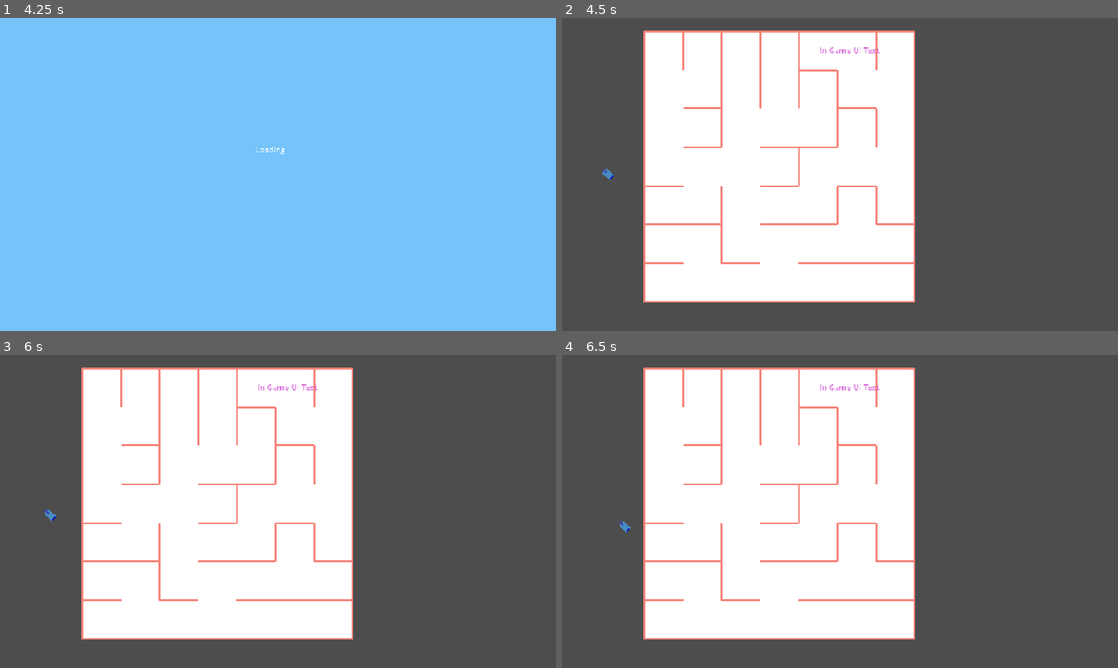
Above: before the commit, frames 1-4 (two rows, left to right).
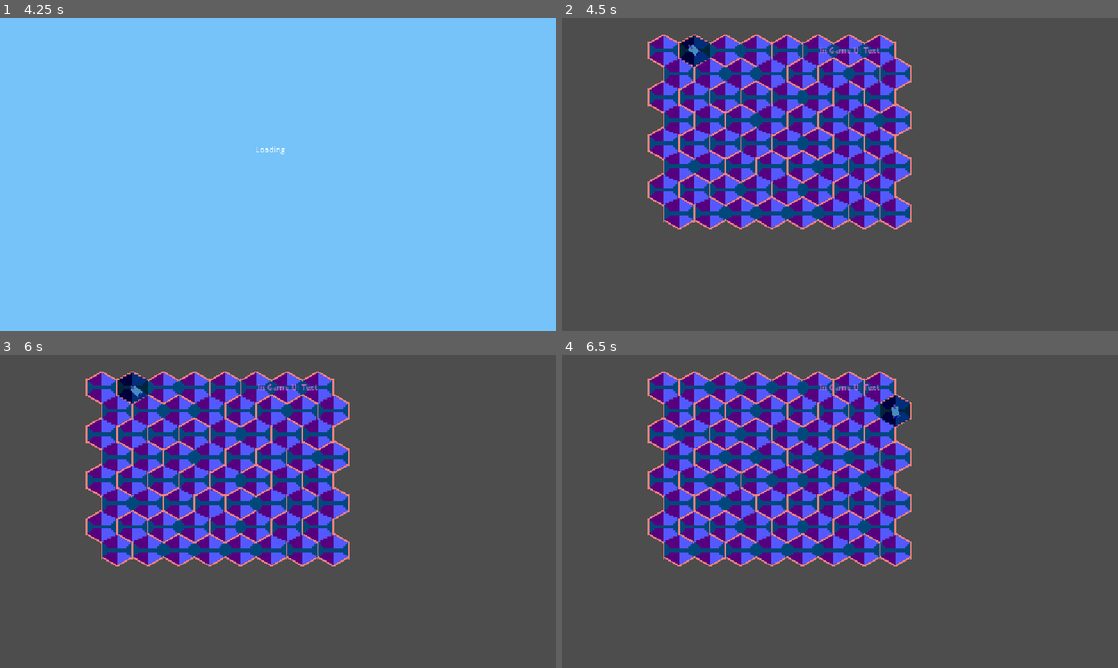
Above: after the commit, the same moments.

Repository: JoeyGiordano/TankTrouble2
Game: Godot game, scene res://game_container/game_container.tscn
Two runs of this game, one before a commit and one after it. Both use one fixed random seed, a clock stepped at 60 frames per second and the inputs below. The engine's default icon, where the game draws it, is replaced by a stand-in: a white triangle on a blue panel in a dark square.
Inputs:
- Up to frame 1 (4.25 s): click "[CutSceneOver]" at 0.5 s; click "Play" at 1.25 s; click "Play!" at 2 s; tap Enter at 2.75 s; hold W (player1_up) 2.78-3.53 s; hold . (player0_shoot) 2.78-3.53 s; tap Space at 3.5 s; hold Down (ui_down) from 3.53 s (still down); tap Q (player1_shoot) at 3.6 s
- Up to frame 2 (4.5 s): tap Enter at 4.25 s; release Down (ui_down) at 4.28 s; hold W (player1_up) from 4.28 s (still down); tap K (player2_right) at 4.35 s
- Up to frame 3 (6 s): tap Space at 5 s; tap Shift at 5.1 s; tap Enter at 5.75 s; release W (player1_up) at 5.78 s; hold Down (ui_down) from 5.78 s (still down); hold F from 5.78 s (still down)
- Up to frame 4 (6.5 s): keep holding Down (ui_down); keep holding F; tap 0 (DEBUG_SKIP) at 6.4 s

Frame 1 is identical in both runs. In frame 2, 42% of the frame differs, in the area x 7-64%, y 4-91%; in frame 3, 42%, in the area x 8-64%, y 4-91%; in frame 4, 42%.

Commit message:
Hexagons and Spawners
* Added hexagon tiles
* Added spawner placement throughout the level
* added some utility functions
*cleaned up the code a bit

There are known problems that need
to be resolved.

Diff:
--- a/autoloads/LevelLoader.gd
+++ b/autoloads/LevelLoader.gd
@@ -22,7 +22,7 @@
 
 func _determine_next_level() -> String :
 	#return "test_level_" + str(randi_range(0,3)) NORMAL!
-	return "level_gen_test_level" #DEBUG!
+	return "test_level_gen_level" #DEBUG!
 
 func spawn_players() :
 	#spawns players, can be overriden in extended class if more complex behavior is desired
--- a/autoloads/Reference/Reference.gd
+++ b/autoloads/Reference/Reference.gd
@@ -34,7 +34,7 @@
 @export var test_level_1 : PackedScene
 @export var test_level_2 : PackedScene
 @export var test_level_3 : PackedScene
-@export var level_gen_test_level : PackedScene
+@export var test_level_gen_level : PackedScene
 
 @export_group("Prefabs")
 @export var tank_scene : PackedScene
--- a/autoloads/Reference/Reference.tscn
+++ b/autoloads/Reference/Reference.tscn
@@ -17,7 +17,7 @@
 [ext_resource type="PackedScene" uid="uid://ddq1u3wwk2bwj" path="res://tank/tank.tscn" id="13_acwhr"]
 [ext_resource type="PackedScene" uid="uid://rigrosaete8h" path="res://levels/test_level_3.tscn" id="14_0nf36"]
 [ext_resource type="Resource" uid="uid://c3hg6budcbmhm" path="res://tank/stats/base_tank_stats.tres" id="15_axg78"]
-[ext_resource type="PackedScene" uid="uid://nnt58oni83nl" path="res://levels/level_gen_test_level.tscn" id="15_hiq1x"]
+[ext_resource type="PackedScene" uid="uid://nnt58oni83nl" path="res://levels/test_level_gen_level.tscn" id="15_hiq1x"]
 
 [node name="Reference" type="Node"]
 script = ExtResource("1_pmmna")
@@ -34,7 +34,7 @@
 test_level_1 = ExtResource("10_yjp2r")
 test_level_2 = ExtResource("11_xedrw")
 test_level_3 = ExtResource("14_0nf36")
-level_gen_test_level = ExtResource("15_hiq1x")
+test_level_gen_level = ExtResource("15_hiq1x")
 tank_scene = ExtResource("13_acwhr")
 basic_bullet = ExtResource("12_vdkhk")
 base_tank_stats = ExtResource("15_axg78")
--- a/levels/level_gen/level_gen_bone.gd
+++ b/levels/level_gen/level_gen_bone.gd
@@ -5,10 +5,13 @@
 ##Can be used later to hold more advanced data
 
 @export var sides : Array[int] # -1 = border, 0 = unknown, 1 = wall, 2 = opening
-var coords : Vector2i #this will be used for when the bone is randomly picked from active_bones
+var coords : Vector2i = Vector2i(-1,-1) #this will be used for when the bone is randomly picked from active_bones
+var spawner_flag : bool = false
 
 func setup(tile_type : LevelGenerator.TILE_TYPE):
 	#initializing the tile based on tile type
 	match tile_type:
 		LevelGenerator.TILE_TYPE.SQUARE:
 			sides.resize(4) #indexes : 0 - N, 1 - E, 2 - S, 3 - W (NESW)
+		LevelGenerator.TILE_TYPE.HEXAGON:
+			sides.resize(6) #indexes : 0 - NE, 1 - E, 2 - SE, 3 - SW, 4 - W, 5- NW (NE,E,SE,SW,W,NW)
--- a/levels/level_gen/level_gen_wall.tscn
+++ b/levels/level_gen/level_gen_wall.tscn
@@ -17,6 +17,7 @@
 region_rect = Rect2(79, 62, 1, 2)
 
 [node name="StaticBody2D" type="StaticBody2D" parent="."]
+visible = false
 collision_mask = 6
 physics_material_override = ExtResource("2_4jurj")
 
--- a/levels/level_gen/level_generator.gd
+++ b/levels/level_gen/level_generator.gd
@@ -20,7 +20,8 @@
 
 @export_group("Tiles")
 @export var tile_type : TILE_TYPE = TILE_TYPE.SQUARE
-@export var scale_ : Vector2i = Vector2i(40,40) #pixel x pixel NOTE: 40 seems to be the default for grid.gd so I'll use that for now
+#WARNING: scale_ is currently not accodimating x and y not being equal at this time, sorry for the inconvenience!
+@export var scale_ : Vector2i = Vector2i(64,64) #pixel x pixel NOTE: 40 seems to be the default for grid.gd so I'll use that for now
 @export_range(0.01,1,0.01) var wall_centage : float = 0.05 #percentage of tile_space taken up by wall
 
 # observe decision_maker to see how these are used
@@ -33,6 +34,11 @@
 @export_range(0,100,1) var middle_weight : int = 0
 @export_range(0,100,1) var oldest_weight : int = 0
 
+@export_group("Spawners")
+#buffer : no spawners in a area around a spawner, edges: on or as close to the border as possible
+@export_enum("Random:0","Random With Buffer:1","Random Edges with Buffer:2","Random Edges:3","Even Edges:4") var spawner_rules : int = 1
+@export_range(1,10,1) var spawner_buffers : int = 1 #WARNING: higher buffers can make smaller maps have wonky spawner placement!
+
 #WARNING: smash_random_walls has not been implemented yet, so they do nothing currently
 #@export_group("Miscellaneous")
 #@export_range(-1,1000,1) var smash_random_walls : int = 0 #-1 = random, 0 = don't kill random walls
@@ -47,13 +53,9 @@
 
 enum TILE_TYPE { #NOTE: Everything but squares are just ideas we can implement (if we want) later
 	SQUARE,
-	TRIANGLE, #NOTE: requires half the cells to be flipped upside down
-	HEXAGON, #NOTE: requires adapting map_bones to some hexagon coords system
+	HEXAGON, #pointy side top
 	DIAMOND #NOTE: something similar to what hexagon needs, but a bit less work
 }
-
-#TODO! (implement this into level gen)
-#var tank_spawns : int = PlayerManager.player_count() #NOTE: might need to also account for CPU tanks later!
 
 var map_bones : Array[Array]
 # map of the bones as they are created, informs about unvisited/visited neighbors
@@ -62,49 +64,102 @@
 
 var bone_count : int = 0
 var active_bones : Array[LevelGenBone] #keeps track of bones with univisited neighbors
-
+var tank_spawns : int = PlayerManager.player_count()
+
+#utility
 func inverse_direction(direction : int) -> int:
-	#this varies depending on the number of sides of the tile
 	match tile_type:
 		TILE_TYPE.SQUARE:
 			return (direction+2)%4 #(direction+ceil(sides/2))%sides
+		TILE_TYPE.HEXAGON:
+			return (direction+3)%6
 	return -1
 
 func direction_to_offset(direction : int) -> Vector2i:
-	#again, varies depending on the number of sides of the tile
 	match tile_type:
 		TILE_TYPE.SQUARE:
 			match direction:
-				0: #N
-					return Vector2i(0,-1)
-				1: #E
-					return Vector2i(1,0)
-				2: #S
-					return Vector2i(0,1)
-				3: #W
-					return Vector2i(-1,0)
-	return Vector2i(0,0)
+				0: return Vector2i.UP #N
+				1: return Vector2i.RIGHT #E
+				2: return Vector2i.DOWN #S
+				3: return Vector2i.LEFT #W
+		TILE_TYPE.HEXAGON:
+			match direction:
+				0: return Vector2i(1,-1) #NE
+				1: return Vector2i(2,0) #E
+				2: return Vector2i(1,1) #SE
+				3: return Vector2i(-1,1) #SW
+				4: return Vector2i(-2,0) #W
+				5: return Vector2i(-1,-1) #NW
+	return Vector2i.ZERO
+
+#this only works in the "lines of cells" that each side has extending past it
+#4 directions for square, 6 for hexagon
+func coords_to_direction(root_coords : Vector2i,target_coords : Vector2i) -> int:
+	var offset = (target_coords-root_coords).sign()
+	match tile_type:
+		TILE_TYPE.SQUARE:
+			match offset:
+				Vector2i.UP: return 0
+				Vector2i.RIGHT: return 1
+				Vector2i.DOWN: return 2
+				Vector2i.LEFT: return 3
+		TILE_TYPE.HEXAGON:
+			match offset:
+				Vector2i(1,-1): return 0
+				Vector2i.RIGHT: return 1
+				Vector2i(1,1): return 2
+				Vector2i(-1,1): return 3
+				Vector2i.LEFT: return 4
+				Vector2i(-1,-1): return 5
+	return -1
 
 func coords_to_position(coords : Vector2i) -> Vector2i:
-	return Vector2i(coords.x*scale_.x,coords.y*scale_.y)
+	match tile_type:
+		TILE_TYPE.SQUARE:
+			return Vector2i(coords.x*scale_.x,coords.y*scale_.y)
+		TILE_TYPE.HEXAGON:
+			var result = Vector2i(int(coords.x/2.0) *scale_.x,coords.y*int(0.75*scale_.y))
+			result += Vector2i(int(scale_.x/2.0)*(coords.x%2),0) #adjusting for odd rows
+			return result
+	return Vector2i.ZERO
+
+#helps with brevity in code, and verifing the values you're inserting
+func get_map_bone(coords : Vector2i) -> LevelGenBone:
+	return map_bones[coords.x][coords.y]
 
 #initializing stage (1)
 func _ready(): #NOTE: currently does not wait for anything!
-	#initializing the first bone, map_bones, active_bones, wall_template, floor_template
+		#initializing the first bone, map_bones, active_bones, wall_template, floor_template
 	bone_resource_template.setup(tile_type)
-	map_bones.resize(gen_bounds.x)
-	for i in map_bones:
-		i.resize(gen_bounds.y)
-	var origin_bone : LevelGenBone = place_bone(Vector2i(randi_range(0,gen_bounds.x-1),randi_range(0,gen_bounds.y-1)),-1,null)
+	match tile_type:
+		TILE_TYPE.SQUARE:
+			map_bones.resize(gen_bounds.x)
+			for i in map_bones:
+				i.resize(gen_bounds.y)
+			# wall template setup NOTE: currently temp setup for debug graphics
+			wall_template.scale_ = Vector2(scale_.x*wall_centage,scale_.y)
+			wall_template.rotate(PI/2) #starts in north rotation
+			#floor_template setup NOTE: currently temp setup for debug graphics
+			floor_template.texture = load("uid://dxe5rsvu84bgc")
+			floor_template.region_enabled = true
+			floor_template.region_rect = Rect2(65,62,2,2)
+			floor_template.scale = scale_/2
+		TILE_TYPE.HEXAGON:
+			#hex coords work by doubling rows
+			#every even x cell is to the left of an odd x cell
+			#odd x cells are in the gap between the four cells (x-1,y-1)(x+1,y-1)(x-1,y+1)(x-1,y-1)
+			map_bones.resize(gen_bounds.x*2)
+			for i in map_bones:
+				i.resize(ceil(gen_bounds.y))
+			#wall template setup NOTE: temp
+			wall_template.scale_ = Vector2(scale_.x*wall_centage,scale_.y/sqrt(3))
+			wall_template.rotate(-PI/3) #starts in northeast rotation
+			#floor template setup NOTE: temp
+			floor_template.texture = load("uid://bh4tyrtmy7nx7")
+			floor_template.scale = scale_/16.0
+	var origin_bone : LevelGenBone = place_bone(Vector2i(randi_range(0,map_bones.size()-1),randi_range(0,map_bones[0].size()-1)),-1,null)
 	active_bones.append(origin_bone)
-	#NOTE: wall template will need some tweaks to accomidate better wall graphics!
-	wall_template.scale_ = Vector2(scale_.x*wall_centage,scale_.y)
-	wall_template.rotate(PI/2) #starts in north position to make rotation based on direction easier
-	#floor_template temp files, will be replaced with something nicer a bit later!
-	floor_template.texture = load("uid://dxe5rsvu84bgc")
-	floor_template.region_enabled = true
-	floor_template.region_rect = Rect2(65,62,2,2)
-	floor_template.scale = scale_/2
 	#starts stage 2
 	skeleton_builder()
 
@@ -134,19 +189,107 @@
 				break #THE END (of stage 2)
 		else:
 			if active_bones.is_empty():
-				#TEST reading map_bones
-				for i in range(len(map_bones[0])):
-					var row : String = ""
-					print("===")
-					for j in range(len(map_bones)):
-						if map_bones[j][i] == null:
-							row = row + "[   null    ] | "
-						else:
-							row = row + str(map_bones[j][i].sides) + " | "
-					print(row)
-				#end of TEST
 				break #THE END (of stage 2)
+	mark_spawners()
 	level_builder()
+	#TEST
+	#debug_display_map_bones()
+
+#WARNING: if the # of tiles is less than tank_spawns, then this will not make a place for all of the tank_spawns
+#marks bones to have spawners according to spawner_rules
+func mark_spawners():
+	var possible_spawns : Array[Vector2i]
+	for i in range(map_bones.size()):
+		for j in range(map_bones[i].size()):
+			if get_map_bone(Vector2i(i,j)) != null:
+				possible_spawns.append(Vector2i(i,j))
+	#setup for even edges
+	var border_spawns : Array[int] = [0,0,0,0]
+	for i in range(tank_spawns):
+		#Spawner breaks rules to try last attempt to get marked to place
+		if possible_spawns.is_empty():
+			var failsafe_flag : bool = false
+			for j in map_bones:
+				for z in j:
+					if z != null:
+						if z.spawner_flag == false:
+							z.spawner_flag = true
+							failsafe_flag = true
+							break
+				if failsafe_flag:
+					break
+			continue
+		#setup for edge rules
+		match spawner_rules:
+			2,3,4: possible_spawns = possible_spawns.filter(func(c): return (c.x == 0 or c.x == map_bones.size()-1) or (c.y == 0 or c.y == map_bones[0].size()-1))
+		#random grab
+		var new_spawn_coords : Vector2i = possible_spawns.pick_random()
+		possible_spawns.erase(new_spawn_coords)
+		get_map_bone(new_spawn_coords).spawner_flag = true
+		if spawner_rules == 0: #random doesn't need anything but the basic grab and erase
+			continue
+		#extra stuff for even edges
+		if spawner_rules == 4:
+			var border : int = -1
+			#corners fall into east/west border for simplicity's sake
+			if new_spawn_coords.x == 0:
+				border = 3
+			elif new_spawn_coords.x == map_bones.size()-1:
+				border = 1
+			elif new_spawn_coords.y == 0:
+				border = 0
+			else:
+				border = 2
+			border_spawns[border] += 1
+			if border_spawns[border] >= ceil(tank_spawns/4.0):
+				match border:
+					0: possible_spawns.filter(func(c): return not(c.y == 0))
+					1: possible_spawns.filter(func(c): return not(c.x == map_bones.size()-1))
+					2: possible_spawns.filter(func(c): return not(c.y == map_bones[0].size()-1))
+					3: possible_spawns.filter(func(c): return not(c.y == 0))
+		#applying buffers
+		var buff_out = probe_around_bone(get_map_bone(new_spawn_coords),spawner_buffers,[1])
+		for j in buff_out:
+			possible_spawns.erase(j[0])
+
+#passes list of coords and met criteria for all bones that fit a value in criteria in check_range
+#results is filled from topmost in closest ring to top-leftmost in furthest ring around root_bone
+#criteria: -1 = border, 1 = node, 2 = spawner
+#check_range: 0 - sides of root, 1 and up - radius of search area NOTE: for some tile_types, 0 and 1 are equivalent!
+func probe_around_bone(root_bone : LevelGenBone, check_range : int, criteria : Array[int]) -> Array:
+	var results : Array = [] #(Vector2i(x,y),[criteria])
+	var probe_list : Array[Vector2i] = []
+	if check_range == 0:
+		for i in range(root_bone.sides.size()):
+			probe_list.append(root_bone.coords+direction_to_offset(i))
+	else:
+		match tile_type:
+			TILE_TYPE.SQUARE:
+				for i in range(1,check_range+1):
+					for j in range(root_bone.sides.size()):
+						probe_list.append(root_bone.coords+direction_to_offset(j)*i)
+						for z in range(1,(i*2)+2):
+							#covering every cell in the ring from direction j to direction j+1, exclusive
+							probe_list.append(root_bone.coords+(direction_to_offset(j)*i)+direction_to_offset((j+1)%root_bone.sides.size())*(z))
+			TILE_TYPE.HEXAGON: #NOTE: not fully tested, don't combine into square just yet
+				for i in range(1,check_range+1):
+					for j in range(root_bone.sides.size()):
+						probe_list.append(root_bone.coords+direction_to_offset(j)*i)
+						for z in range(i-1):
+							probe_list.append(root_bone.coords+(direction_to_offset(j)*i)+direction_to_offset((j+1)%root_bone.sides.size())*z)
+
+	for p in probe_list:
+		#checking if probe_coords goes past bounds
+		if p.x >= map_bones.size() or p.x < 0 or p.y >= map_bones[0].size() or p.y < 0:
+			if criteria.has(-1):
+				results.append([p,[-1]])
+		elif get_map_bone(p) != null:
+			var criteria_met : Array[int] #NOTE: this will be more useful when there's more to probe for
+			if criteria.has(1):
+				criteria_met.append(1)
+			if !criteria_met.is_empty():
+				results.append([p,criteria_met])
+	return results
 
 func decision_maker() -> LevelGenBone:
 	#makes the important decision -- what cell are we building off next?
@@ -162,12 +305,9 @@
 	if !decisions.is_empty():
 		var decision : String = decisions.pick_random()
 		match decision:
-			"N":
-				return active_bones.back()
-			"M":
-				return active_bones[ceil(active_bones.size()/2.0)]
-			"O":
-				return active_bones.front()
+			"N": return active_bones.back()
+			"M": return active_bones[int(ceil(active_bones.size()/2.0))-1]
+			"O": return active_bones.front()
 	return active_bones.pick_random() #random is the default choice
 
 func place_bone(coords : Vector2i, direction : int, branch_bone : LevelGenBone) -> LevelGenBone:
@@ -180,44 +320,110 @@
 		new_bone.sides[inverse_direction(direction)] = 2
 		branch_bone.sides[direction] = 2
 	bone_count += 1
-	#probing borders around new bone
-	for i in range(new_bone.sides.size()):
-		if new_bone.sides[i] == 0:
-			var probe_coords : Vector2i = new_bone.coords+direction_to_offset(i)
-			if probe_coords.x >= gen_bounds.x or probe_coords.x < 0 or probe_coords.y >= gen_bounds.y or probe_coords.y < 0:
-				new_bone.sides[i] = -1 #border
-			elif map_bones[probe_coords.x][probe_coords.y] != null:
-				new_bone.sides[i] = 1 #there's a cell over there, so wall it off
-				map_bones[probe_coords.x][probe_coords.y].sides[inverse_direction(i)] = 1
+	#maping out around new bone
+	var hits : Array = probe_around_bone(new_bone,0,[-1,1])
+	for i in hits:
+		var dir = coords_to_direction(new_bone.coords,i[0])
+		if i[1].has(-1):
+			new_bone.sides[dir] = -1 #border
+		elif i[1].has(1):
+			if get_map_bone(i[0]) == branch_bone:
+				continue
+			new_bone.sides[dir] = 1 #there's a cell over there, so wall it off
+			get_map_bone(i[0]).sides[inverse_direction(dir)] = 1
 	return new_bone
 
 #level building stage (3)
 func level_builder():
 	#walls are placed on borders between tiles
-	match tile_type:
-		TILE_TYPE.SQUARE:
-			#building each square by bottom and right side while dealing with (literal) edge cases
-			for i in range(map_bones.size()):
-				for j in range(map_bones[i].size()):
-					if map_bones[i][j] != null:
+	for i in range(map_bones.size()):
+		for j in range(map_bones[i].size()):
+			var current_bone = get_map_bone(Vector2i(i,j))
+			if current_bone != null:
+				match tile_type:
+					TILE_TYPE.SQUARE: #building each square by bottom and right side while dealing with (literal) edge cases
 						if i == 0:
-							place_wall(map_bones[i][j],3) #place left border
+							place_wall(current_bone,3) #place left border
 						if j == 0:
-							place_wall(map_bones[i][j],0) #place top border
-						if (map_bones[i][j].sides[1] == 1 or map_bones[i][j].sides[1] == -1):
-							place_wall(map_bones[i][j],1) #right wall
-						if (map_bones[i][j].sides[2] == 1 or map_bones[i][j].sides[2] == -1):
-							place_wall(map_bones[i][j],2) #left wall
-						#NOTE: if we implement a tilemap for the floor, we will need to change up this code!
-						var floor_sprite = floor_template.duplicate()
-						floor_sprite.position = Vector2(coords_to_position(map_bones[i][j].coords))
-						floor_holder.add_child(floor_sprite)
+							place_wall(current_bone,0) #place top border
+						for z in range(1,3):
+							match current_bone.sides[z]: #placing right, bottom walls
+								1,-1,0: place_wall(current_bone,z) #placing right, bottom right, bottom left walls
+					TILE_TYPE.HEXAGON: #building each hexagon by right, bottom right, and bottom left walls and dealing with borders
+						if i <= 1:
+							if i == 0:
+								place_wall(current_bone,5) #top left border
+							place_wall(current_bone,4) #left border
+						if j == 0:
+							place_wall(current_bone,0) #top right border
+							place_wall(current_bone,5) #more top left border
+						if i == map_bones.size()-1:
+							place_wall(current_bone,0) #more top right border
+						for z in range(1,4):
+							match current_bone.sides[z]:
+								1,-1,0: place_wall(current_bone,z) #placing right, bottom right, bottom left walls
+				#NOTE: if we implement a tilemap for the floor, we will need to change up this code!
+				var floor_sprite = floor_template.duplicate()
+				floor_sprite.position = Vector2(coords_to_position(current_bone.coords))
+				floor_holder.add_child(floor_sprite)
+				#place spawners
+				if current_bone.spawner_flag == true:
+					#NOTE: as a workaround to deal with the current player_spawner setup,
+					#I have to store the global_positon by first placing the spawner where the cell center would be,
+					#set position to 0,0,
+					#and then reparent it to SpawnPoints in the current level,
+					#and finally move it to global_position there
+					#NOTE: I do not like this :(
+					var tank_spawner : Node2D = Node2D.new()
+					add_child(tank_spawner)
+					tank_spawner.position = Vector2(coords_to_position(get_map_bone(Vector2i(i,j)).coords))
+					var g_position = tank_spawner.global_position
+					tank_spawner.position = Vector2(0,0)
+					tank_spawner.reparent(Global.CurrentLevel().get_node("SpawnPoints"))
+					tank_spawner.global_position = g_position
+					#TEST: making tank_spawner visible!
+					var debug_spawn_sprite : Sprite2D = floor_template.duplicate()
+					debug_spawn_sprite.modulate = Color8(0,131,121)
+					debug_spawn_sprite.scale = scale_/16 #NOTE: THIS NEEDS TO BE EDITED DEPENDING ON tile_type!
+					tank_spawner.add_child(debug_spawn_sprite)
 
 func place_wall(bone : LevelGenBone, direction : int):
-	match tile_type:
-		TILE_TYPE.SQUARE:
-			var new_wall : LevelGenWall = wall_template.duplicate()
+	var new_wall : LevelGenWall = wall_template.duplicate()
+	match tile_type:
+		TILE_TYPE.SQUARE:
 			new_wall.rotate((PI/2)*(direction%2))
-			new_wall.position = Vector2(coords_to_position(bone.coords))
-			new_wall.position += Vector2(direction_to_offset(direction)*(scale_/2)) #moving it to border, rather than center
-			wall_holder.add_child(new_wall)
+			new_wall.position = Vector2(coords_to_position(bone.coords)) + Vector2(direction_to_offset(direction)*(scale_/2)) #moving wall to border
+		TILE_TYPE.HEXAGON:
+			#new_wall.rotate((-(2*PI)/3)*(direction%3))
+			new_wall.rotate((PI/3)*direction)
+			match direction:
+				0,2,3,5:
+					new_wall.position = Vector2i((Vector2(coords_to_position(bone.coords))) + Vector2(direction_to_offset(direction).sign())*(Vector2((scale_.x/4.0),(scale_.y*sqrt(3)/4.44))))
+				_:
+					new_wall.position = Vector2(coords_to_position(bone.coords)) + Vector2(Vector2(direction_to_offset(direction).sign())*(scale_/2.0)) #moving wall to border
+	wall_holder.add_child(new_wall)
+
+#TEST debug code functions
+func debug_display_map_bones():
+	#expect every other cell to be null for hexagons; this is how their coordinate system works
+	for i in range(len(map_bones[0])):
+		var row : String = ""
+		print("===")
+		for j in range(len(map_bones)):
+			if get_map_bone(Vector2i(j,i)) == null:
+				row = row + "[null] | "
+			else:
+				row = row + str(get_map_bone(Vector2i(j,i)).sides) + " | "
+		print(row)
+
+#configuring debug_skip for debug :)
+func _process(_delta: float) -> void:
+	#reloading the level (and tanks)
+	if Input.is_action_just_pressed("DEBUG_SKIP"):
+		LevelLoader.switch_level("test_level_gen_level")
+		TankManager.call_func_on_all_tanks("despawn")
+		TankManager.call_func_on_all_tanks("unlock")
+		LevelLoader.spawn_players()
+
+#rotations are incorrect, distance between tiles is incorrect, walls are placed at wrong distance!
+#other than that everything works :)
--- a/levels/level_gen/level_generator.tscn
+++ b/levels/level_gen/level_generator.tscn
@@ -4,8 +4,6 @@
 
 [node name="LevelGenerator" type="Node2D"]
 script = ExtResource("1_73hm2")
-gen_bounds = Vector2i(10, 10)
-scale_ = Vector2i(70, 70)
 
 [node name="Origin" type="Marker2D" parent="."]
 
--- a/levels/level_gen_test_level.tscn
+++ /dev/null
@@ -1,45 +0,0 @@
-[gd_scene load_steps=4 format=3 uid="uid://nnt58oni83nl"]
-
-[ext_resource type="Script" uid="uid://bciuldxspt6ul" path="res://game/grid/grid.gd" id="1_bvjr1"]
-[ext_resource type="PackedScene" uid="uid://dtak7aat5yspu" path="res://levels/level_gen/level_generator.tscn" id="2_bvjr1"]
-[ext_resource type="Script" uid="uid://dm5taoqysx28v" path="res://game/grid/snap_to_grid.gd" id="3_7fycu"]
-
-[node name="LevelGenTestLevel" type="Node"]
-
-[node name="Camera2D" type="Camera2D" parent="."]
-
-[node name="Grid" type="Node" parent="."]
-script = ExtResource("1_bvjr1")
-
-[node name="LevelGenerator" parent="." instance=ExtResource("2_bvjr1")]
-position = Vector2(-366, -257)
-gen_bounds = Vector2i(7, 7)
-scale_ = Vector2i(80, 80)
-
-[node name="SpawnPoints" type="Node2D" parent="."]
-
-[node name="Node2D" type="Node2D" parent="SpawnPoints" node_paths=PackedStringArray("grid")]
-position = Vector2(-480, 0)
-script = ExtResource("3_7fycu")
-grid = NodePath("../../Grid")
-grid_pos = Vector2(-12, 0)
-
-[node name="Node2D2" type="Node2D" parent="SpawnPoints" node_paths=PackedStringArray("grid")]
-position = Vector2(480, 0)
-rotation = 3.14159
-script = ExtResource("3_7fycu")
-grid = NodePath("../../Grid")
-grid_pos = Vector2(12, 0)
-
-[node name="Node2D3" type="Node2D" parent="SpawnPoints" node_paths=PackedStringArray("grid")]
-position = Vector2(-480, -80)
-script = ExtResource("3_7fycu")
-grid = NodePath("../../Grid")
-grid_pos = Vector2(-12, -2)
-
-[node name="Node2D4" type="Node2D" parent="SpawnPoints" node_paths=PackedStringArray("grid")]
-position = Vector2(480, 80)
-rotation = 3.14159
-script = ExtResource("3_7fycu")
-grid = NodePath("../../Grid")
-grid_pos = Vector2(12, 2)
--- /dev/null
+++ b/levels/test_level_gen_level.tscn
@@ -0,0 +1,21 @@
+[gd_scene load_steps=3 format=3 uid="uid://nnt58oni83nl"]
+
+[ext_resource type="Script" uid="uid://bciuldxspt6ul" path="res://game/grid/grid.gd" id="1_bvjr1"]
+[ext_resource type="PackedScene" uid="uid://dtak7aat5yspu" path="res://levels/level_gen/level_generator.tscn" id="2_bvjr1"]
+
+[node name="LevelGenTestLevel" type="Node"]
+
+[node name="Camera2D" type="Camera2D" parent="."]
+
+[node name="Grid" type="Node" parent="."]
+script = ExtResource("1_bvjr1")
+
+[node name="LevelGenerator" parent="." instance=ExtResource("2_bvjr1")]
+position = Vector2(-366, -257)
+gen_bounds = Vector2i(8, 8)
+tile_type = 1
+newest_weight = 3
+middle_weight = 5
+spawner_buffers = 2
+
+[node name="SpawnPoints" type="Node2D" parent="."]
--- a/project.godot
+++ b/project.godot
@@ -10,7 +10,7 @@
 
 [application]
 
-config/name="TankTroubleTemplate"
+config/name="TankTrouble"
 run/main_scene="res://game_container/game_container.tscn"
 config/features=PackedStringArray("4.4", "GL Compatibility")
 config/icon="res://icon.svg"
Binary file added: levels/level_gen/hex_gon.png
Not shown, added: levels/level_gen/hex_gon.png.import
